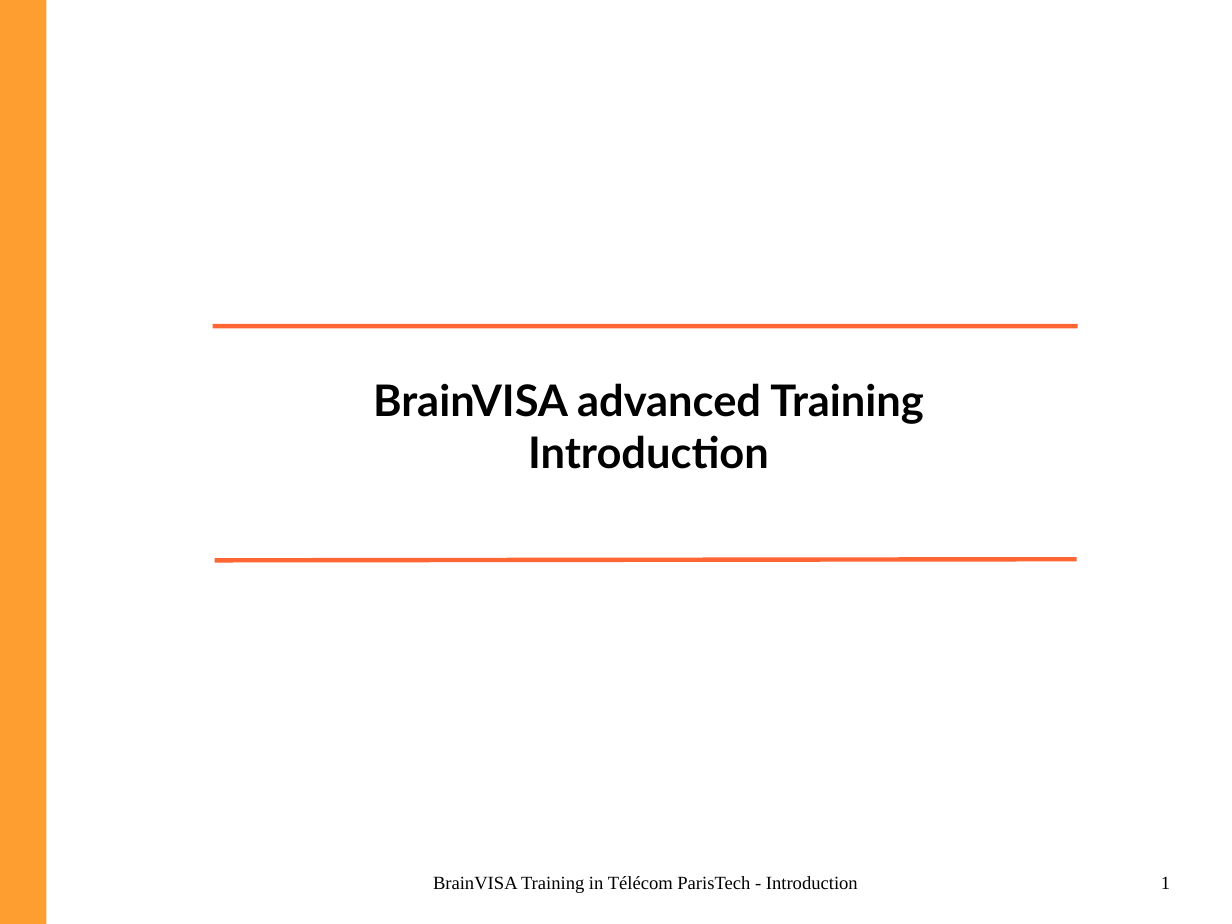
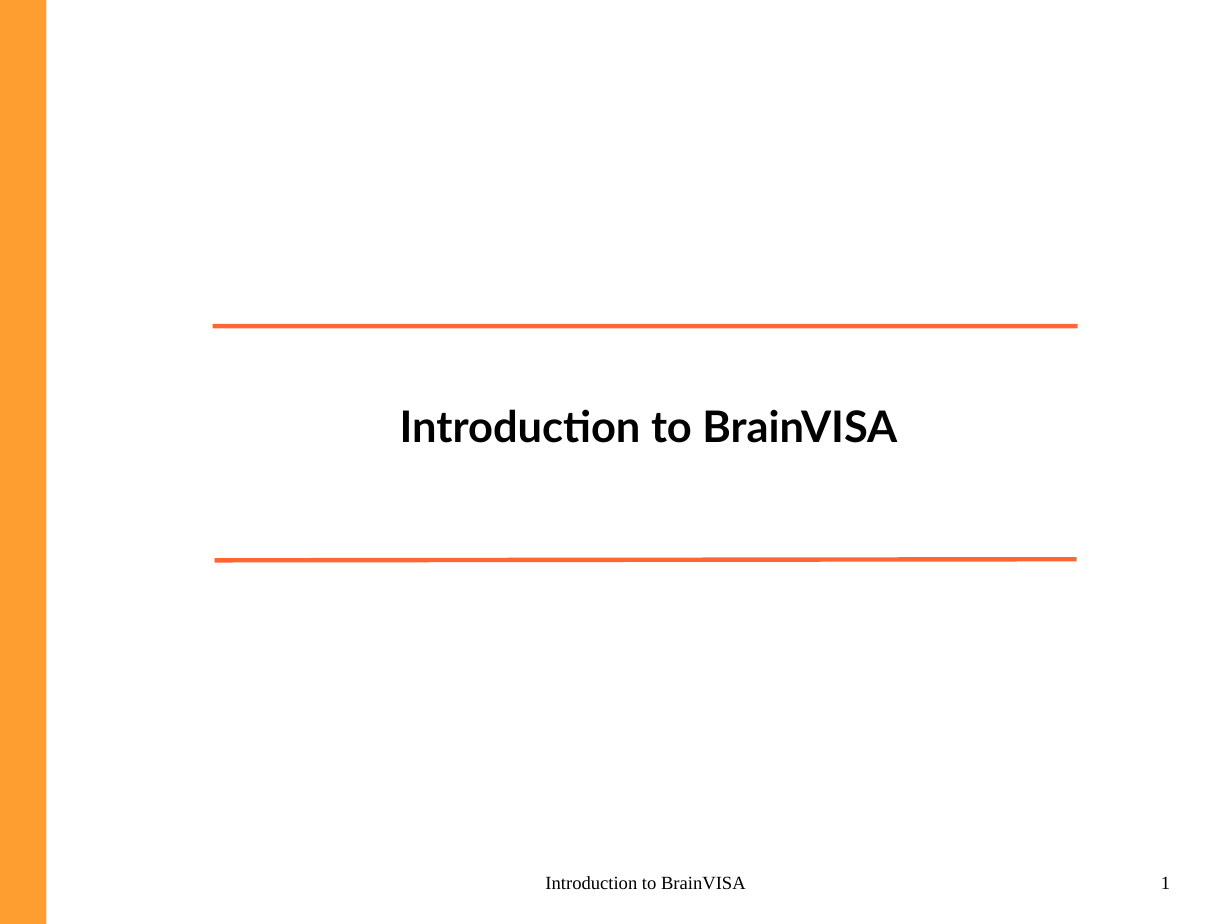
Before and after one commit to brainvisa/axon, a slide deck: slide 1 of doc/intro_bv.odp. Drawn at 1232x924 pixels with LibreOffice and Linux fonts; fonts in the diff are those of the drawing; background and template pictures are left out. Boxes give left, top, right and bottom in pixels: in the first picture for what was removed or moved away, otherwise in the second. Text is boxed around its words. In the diff, an @@ line names an element or a change of style, - is before the commit and + after.

Commit message:
Updated introduction to Brainvisa slides (without naming syneika)

```diff
--- a/doc/intro_bv.odp
+++ b/doc/intro_bv.odp
@@ title at <box>400,409,897,443</box>: text changed @@
-BrainVISA advanced Training
-Introduction
+Introduction to BrainVISA
@@ text at <box>545,876,746,890</box>: text changed @@
-BrainVISA Training in Télécom ParisTech - Introduction
+Introduction to BrainVISA
```
Also in this commit, not shown: 20 other slides changed, 1 slide removed, 1 other file.
